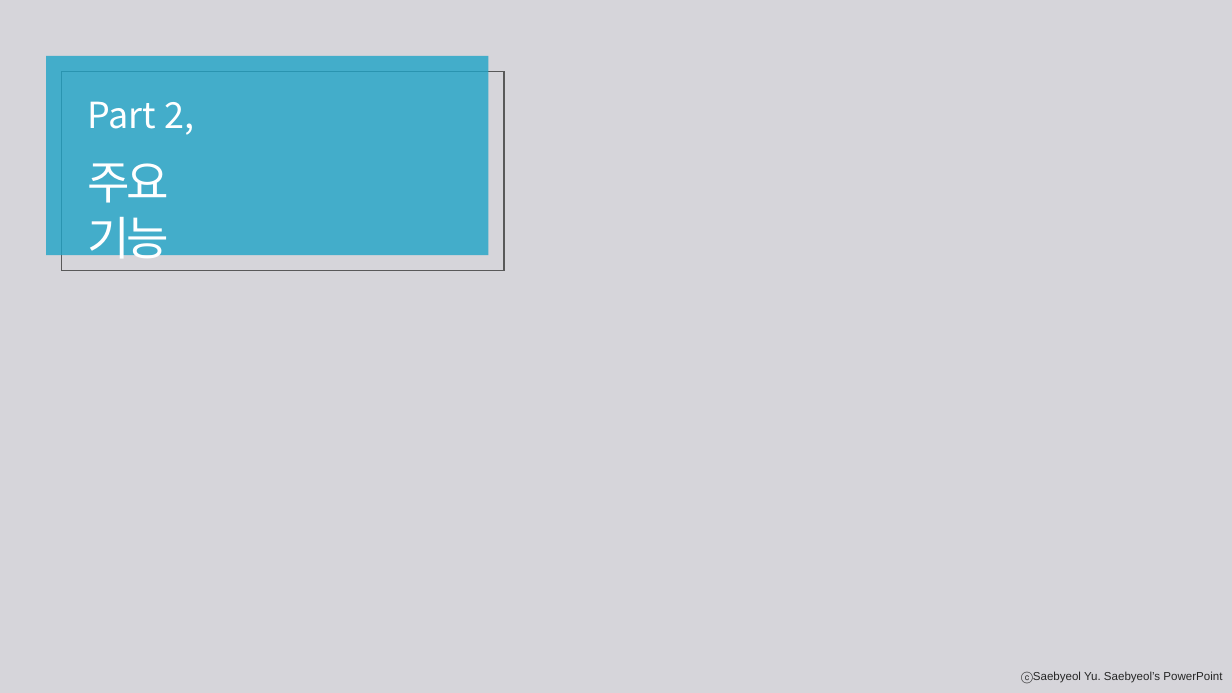
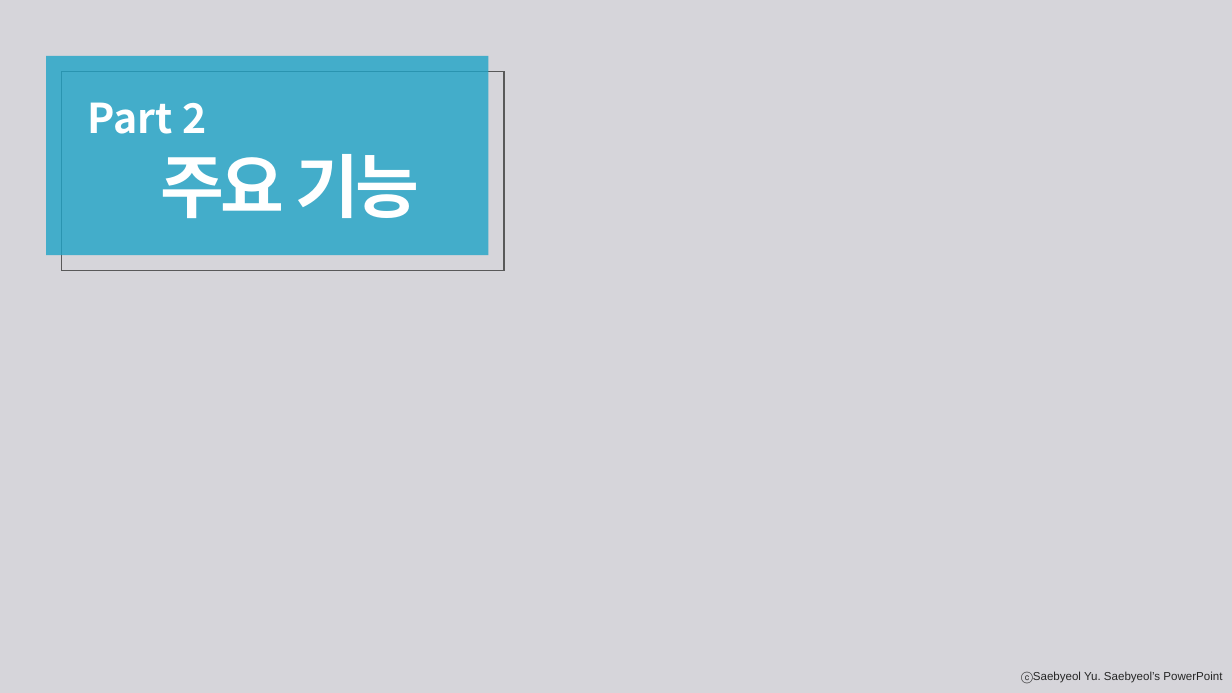
Before and after one commit to hanYijin/portfolio_2021, a slide deck: slide 9 of covid19.pptx. Drawn at 1232x693 pixels with LibreOffice and Linux fonts; fonts in the diff are those of the drawing; background and template pictures are left out. Boxes give left, top, right and bottom in pixels: in the first picture for what was removed or moved away, otherwise in the second. Text is boxed around its words. In the diff, an @@ line names an element or a change of style, - is before the commit and + after.

```diff
--- a/covid19.pptx
+++ b/covid19.pptx
@@ text at [88, 102, 206, 134]: text changed; size 28 to 32 pt; bold on @@
-Part 2,
+Part 2
@@ text "주요 기능": place and size @@
-text "주요 기능" at [87, 163, 168, 267]
+text "주요 기능" at [161, 154, 420, 218]
@@ text "주요 기능" at [161, 154, 420, 218]: size 36 to 54 pt, bold on @@
```
Also in this commit, not shown: 7 other slides changed, 2 slides added, 2 slides removed.
